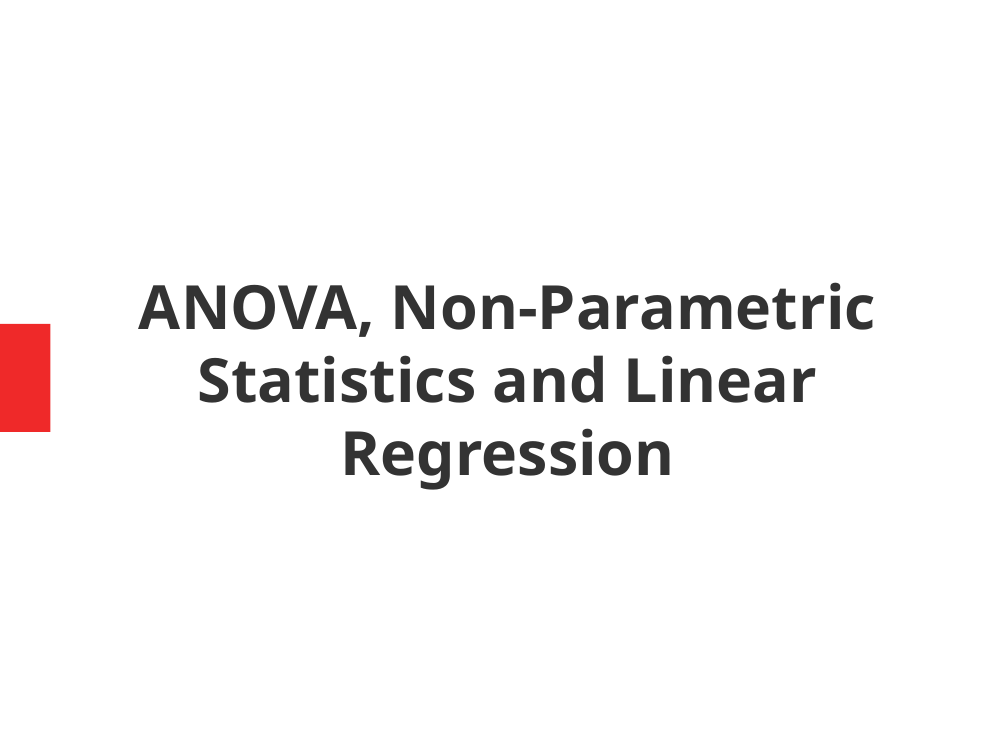
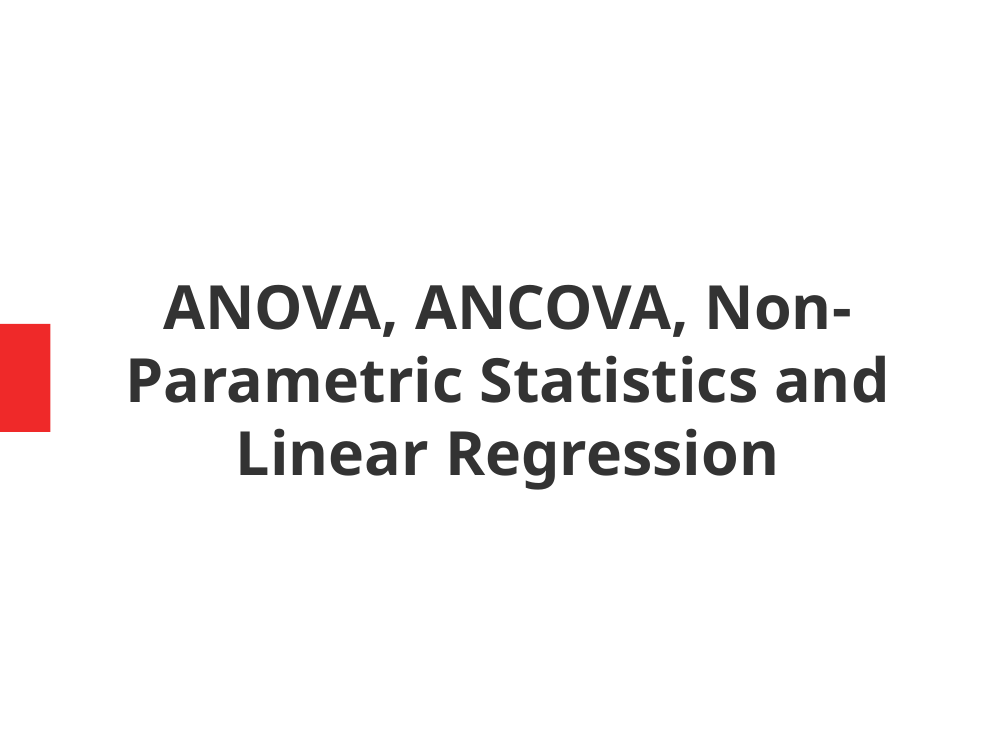
Before and after one commit to manrajoc/LSA-and-SAT, a slide deck: slide 1 of Presentation 1.odp. Drawn at 1008x756 pixels with LibreOffice and Linux fonts; fonts in the diff are those of the drawing. Boxes give left, top, right and bottom in pixels: in the first picture for what was removed or moved away, otherwise in the second. Text is boxed around its words. In the diff, an @@ line names an element or a change of style, - is before the commit and + after.

Commit message:
ancova

```diff
--- a/Presentation 1.odp
+++ b/Presentation 1.odp
@@ title at box(125, 285, 889, 490): text changed @@
-ANOVA, Non-Parametric Statistics and Linear Regression
+ANOVA, ANCOVA, Non-Parametric Statistics and Linear Regression
```
Also in this commit, not shown: 6 other slides changed, 6 slides added.
